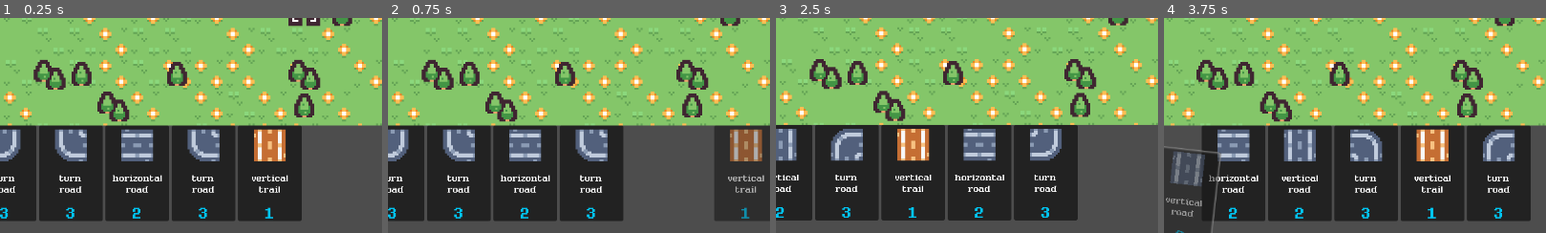
Above: before the commit, frames 1-4 (left to right).
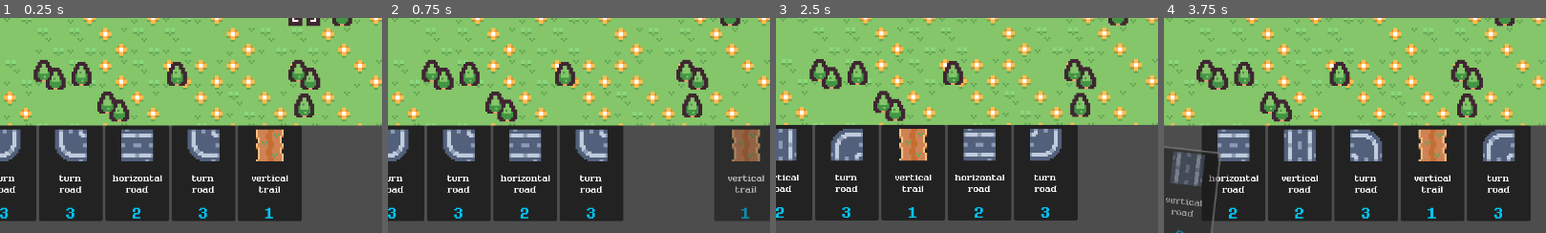
Above: after the commit, the same moments.

Repository: nuzcraft/trails-roads-rails
Game: Godot game, scene res://scenes/main.tscn
Two runs of this game, one before a commit and one after it. Both use one fixed random seed, a clock stepped at 60 frames per second and the inputs below.
Inputs (mouse positions are % of the whole screen's width and height, from its top left):
- Up to frame 1 (0.25 s): no input
- Up to frame 2 (0.75 s): click "Discard & Draw" at 0.5 s
- Up to frame 3 (2.5 s): click "Discard & Draw" at 1.25 s; click "Discard & Draw" at 2 s
- Up to frame 4 (3.75 s): move the mouse to (4, 86) at 2.77 s; click (4, 86) at 2.92 s; move the mouse to (13, 86) at 3.52 s; click (13, 86) at 3.67 s
The pictures show only the part of the screen within x 12-62%, y 50-100%; the shares and areas given below are measured in that part.

The runs differ from the first frame. In frame 1, 1.0% of the frame differs, in the area x 66-75%, y 51-67%; in frame 2, 0.7%; in frame 3, 1.0%; in frame 4, 1.1%.

Commit message:
rewriting trail sprites

Diff:
--- a/scenes/main.tscn
+++ b/scenes/main.tscn
@@ -114,7 +114,7 @@
 tile_set = ExtResource("1_ow657")
 
 [node name="GridCursor" parent="Control/SubViewportContainer/SubViewport" instance=ExtResource("2_7h2p8")]
-position = Vector2(1080, 488)
+position = Vector2(888, 440)
 
 [node name="SubViewport2" type="SubViewport" parent="Control/SubViewportContainer"]
 transparent_bg = true
Binary file changed: assets/kenney-tiny-battle/tilemap_packed.png
